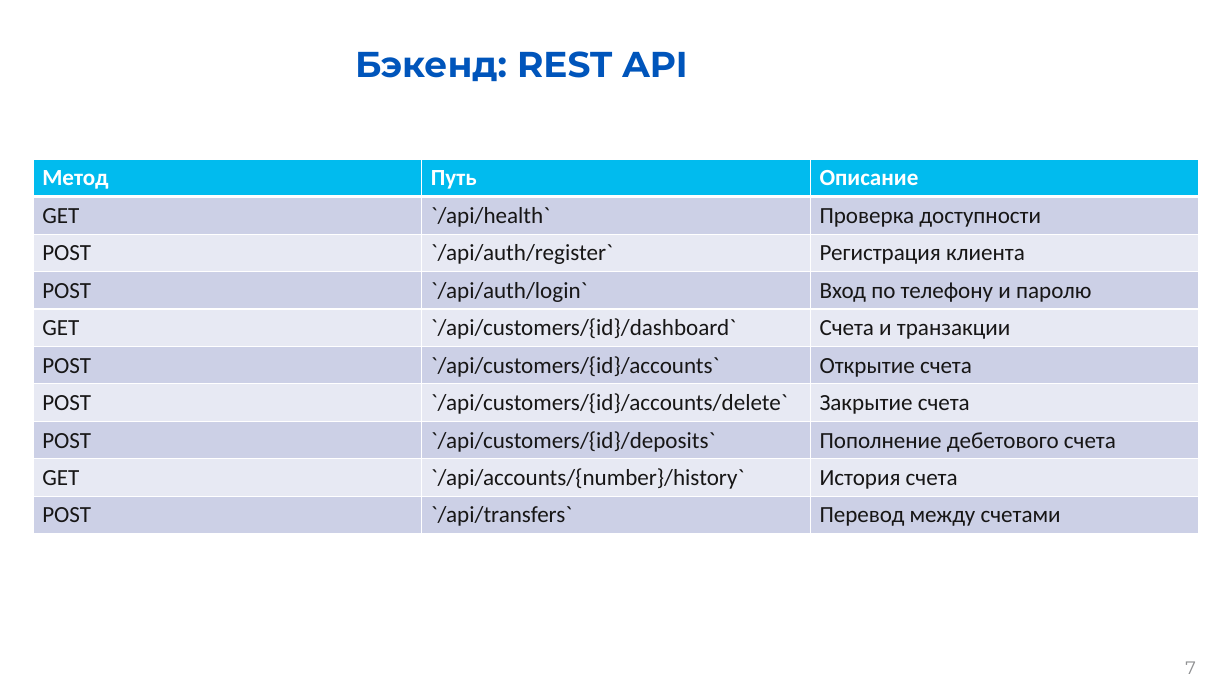
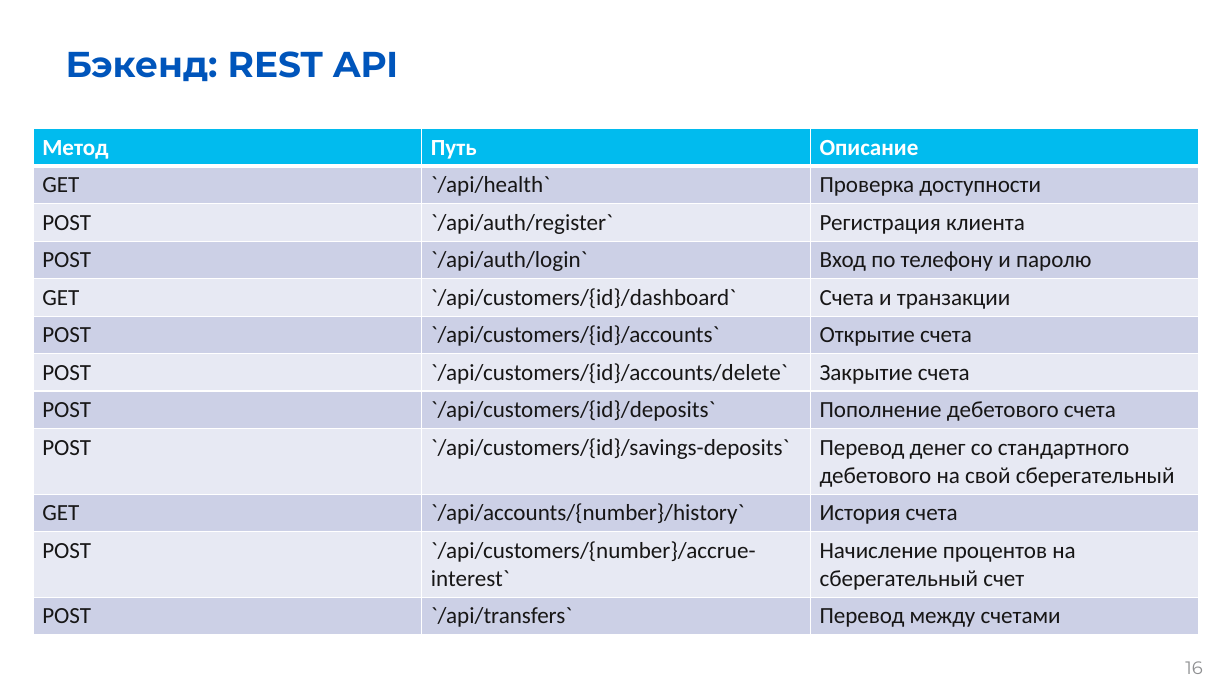
Before and after one commit to kmozgovoj11-rgb/bank_simulator, a slide deck: slide 16 of Презентация.pptx (slide 7 before the commit). Drawn at 1232x693 pixels with LibreOffice and Linux fonts; fonts in the diff are those of the drawing; background and template pictures are left out. Boxes give left, top, right and bottom in pixels: in the first picture for what was removed or moved away, otherwise in the second. Text is boxed around its words. In the diff, an @@ line names an element or a change of style, - is before the commit and + after.

```diff
--- a/Презентация.pptx
+++ b/Презентация.pptx
@@ title "Бэкенд: REST API" at (x1=66, y1=51, x2=398, y2=82): alignment centre to left @@
@@ table at (x1=33, y1=128, x2=1201, y2=633) @@
+row 9: POST | `/api/customers/{id}/savings-deposits` | Перевод денег со стандартного дебетового на свой сберегательный
+row 11: POST | `/api/customers/{number}/accrue-interest` | Начисление процентов на сберегательный счет
@@ table resized from (x1=33, y1=159, x2=1201, y2=534) to (x1=33, y1=128, x2=1201, y2=633) @@
@@ page number at (x1=1185, y1=661, x2=1202, y2=674): text changed @@
-7
+16
```
Also in this commit, not shown: 15 other slides changed, 16 slides added, 2 slides removed.
